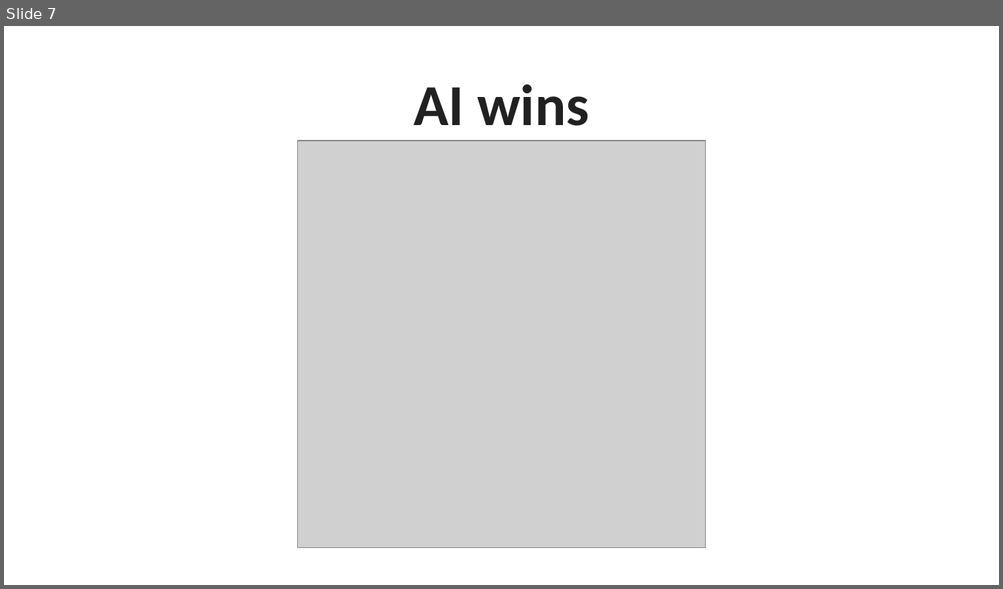
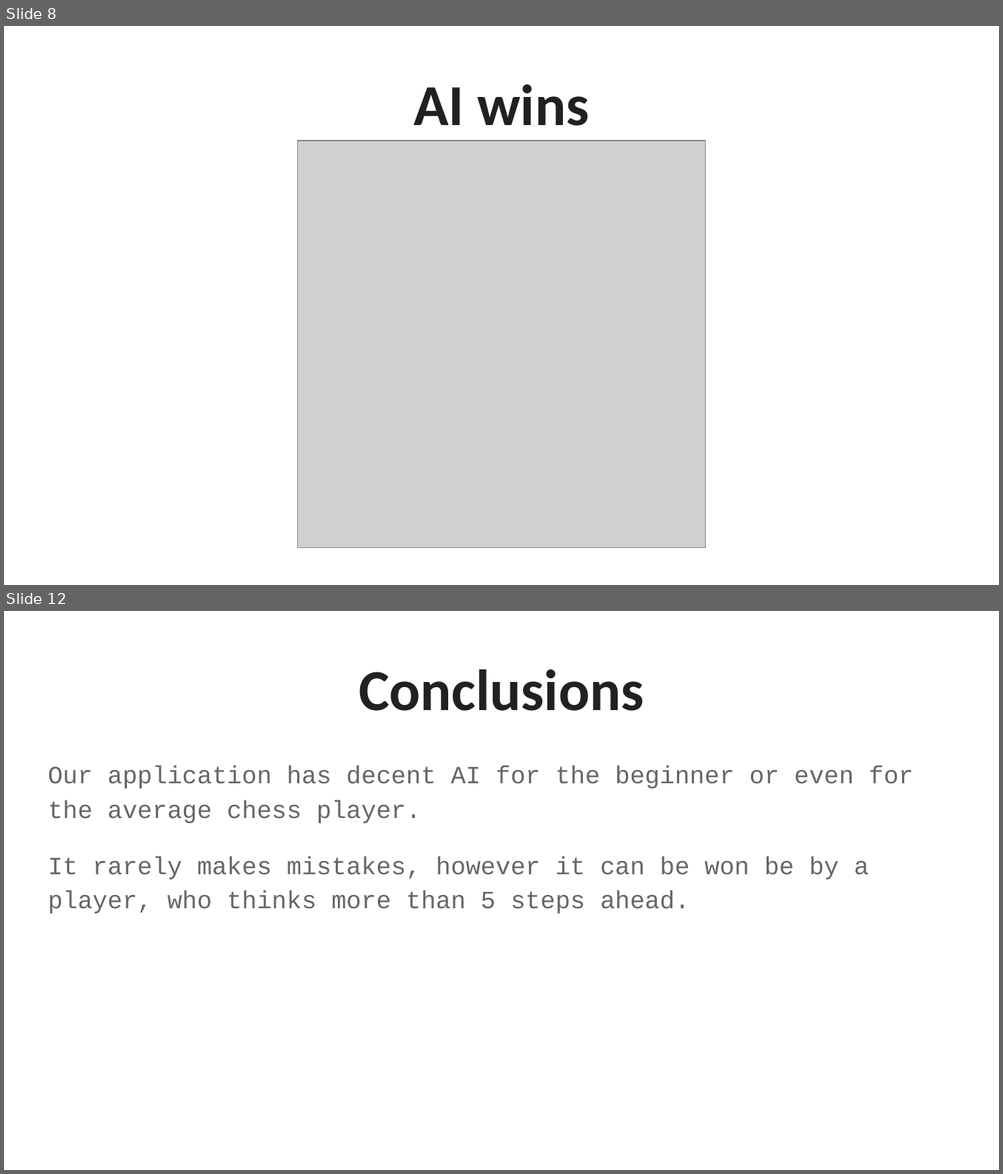
Before and after one commit to fardeenmohd/Chess-Masters, a slide deck: Chess With Min Max Algorithm.pptx. Shown one above the other, each under a label of ours: slide 7 before the commit, slides 8 and 12 after it; the slides between them are not shown. The pictures are 1003x589 and 1003x1174 pixels, drawn with LibreOffice and Linux fonts; fonts in the diff are those of the drawing; grey boxes stand for pictures. Boxes give left, top, right and bottom in pixels: in the first picture for what was removed or moved away, otherwise in the second. Text is boxed around its words. In the diff, an @@ line names an element or a change of style, - is before the commit and + after.

```diff
--- a/Chess With Min Max Algorithm.pptx
+++ b/Chess With Min Max Algorithm.pptx
@@ slide 12 added at [4, 611, 999, 1170], background #FFFFFF @@
@@ title added at [358, 669, 643, 711], 42 pt, text #212121, bold @@
+Conclusions
@@ text added at [48, 766, 913, 914], 18 pt, text #666666 @@
+Our application has decent AI for the beginner or even for the average chess player.
+It rarely makes mistakes, however it can be won be by a player, who thinks more than 5 steps ahead.
@@ what was slide 7 is now slide 8 @@
```
Also in this commit, not shown: 1 slide changed, 5 other slides added.
